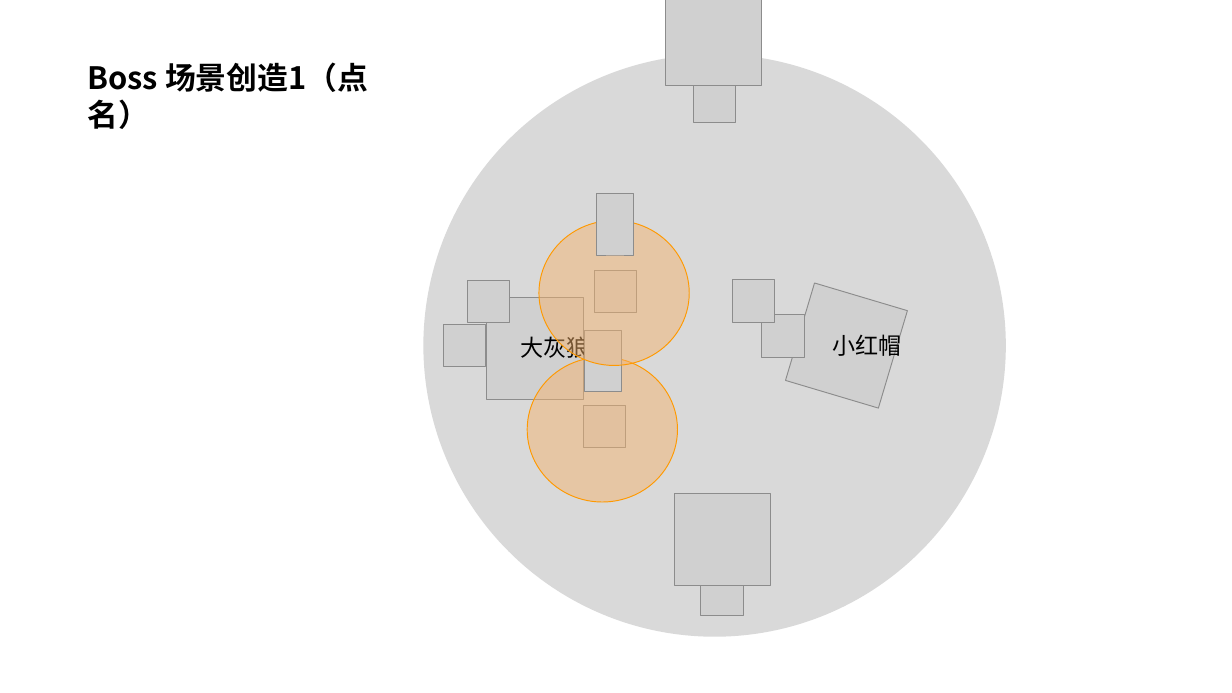
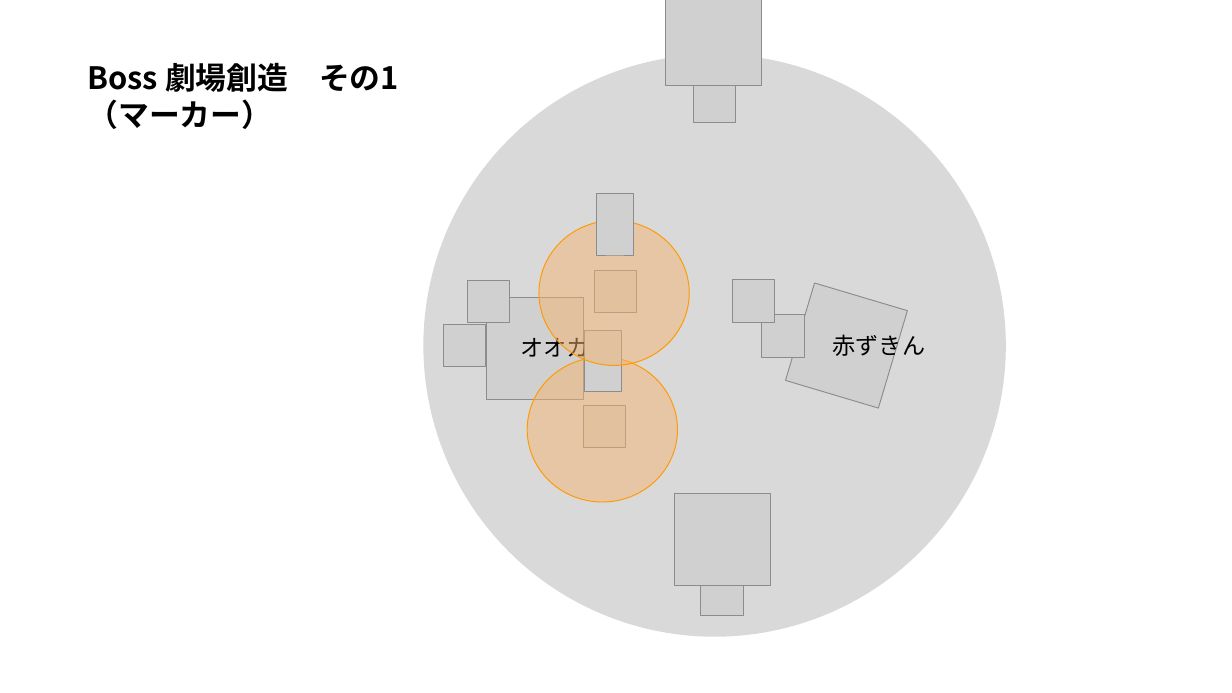
Before and after one commit to tufuchipaji/Tiera, a slide deck: slide 11 of 机制图示.pptx. Drawn at 1232x693 pixels with LibreOffice and Linux fonts; fonts in the diff are those of the drawing; grey boxes stand for pictures. Boxes give left, top, right and bottom in pixels: in the first picture for what was removed or moved away, otherwise in the second. Text is boxed around its words. In the diff, an @@ line names an element or a change of style, - is before the commit and + after.

```diff
--- a/机制图示.pptx
+++ b/机制图示.pptx
@@ text at [87, 62, 399, 129]: text changed @@
-Boss 场景创造1（点名）
+Boss 劇場創造 その1（マーカー）
@@ text at [521, 333, 613, 362]: text changed @@
-大灰狼
+オオカミ
@@ text at [833, 331, 925, 360]: text changed @@
-小红帽
+赤ずきん
```
Also in this commit, not shown: 4 other slides changed, 3 slides added, 1 other file.
